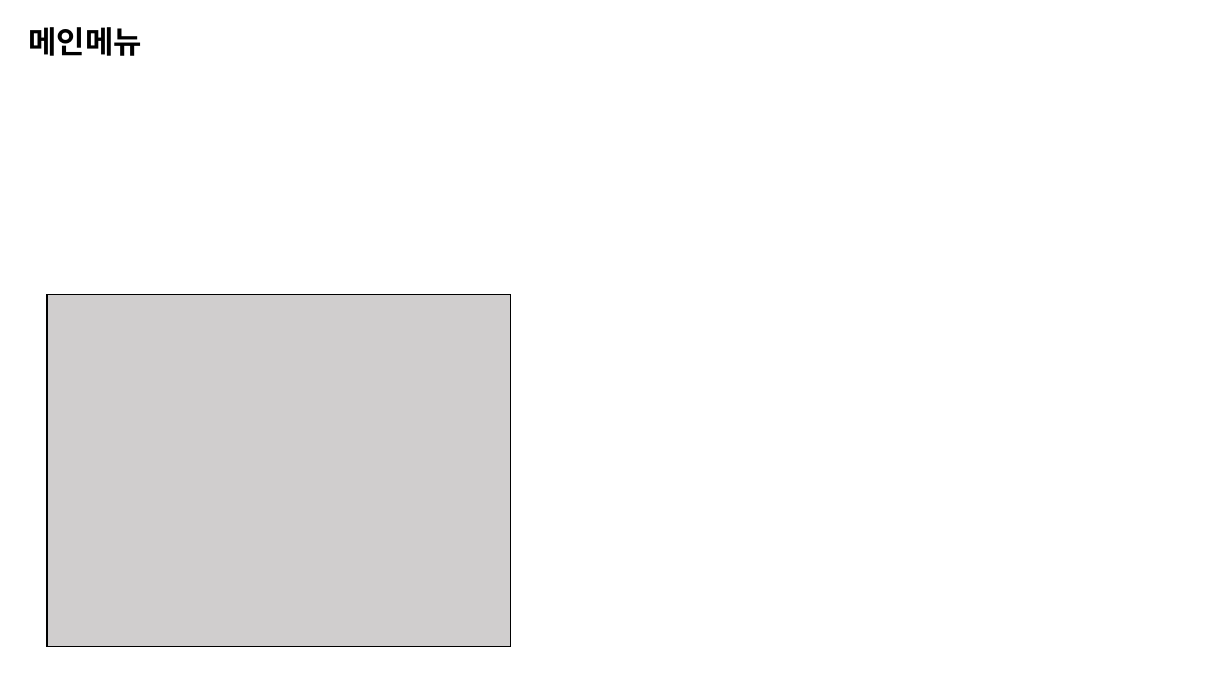
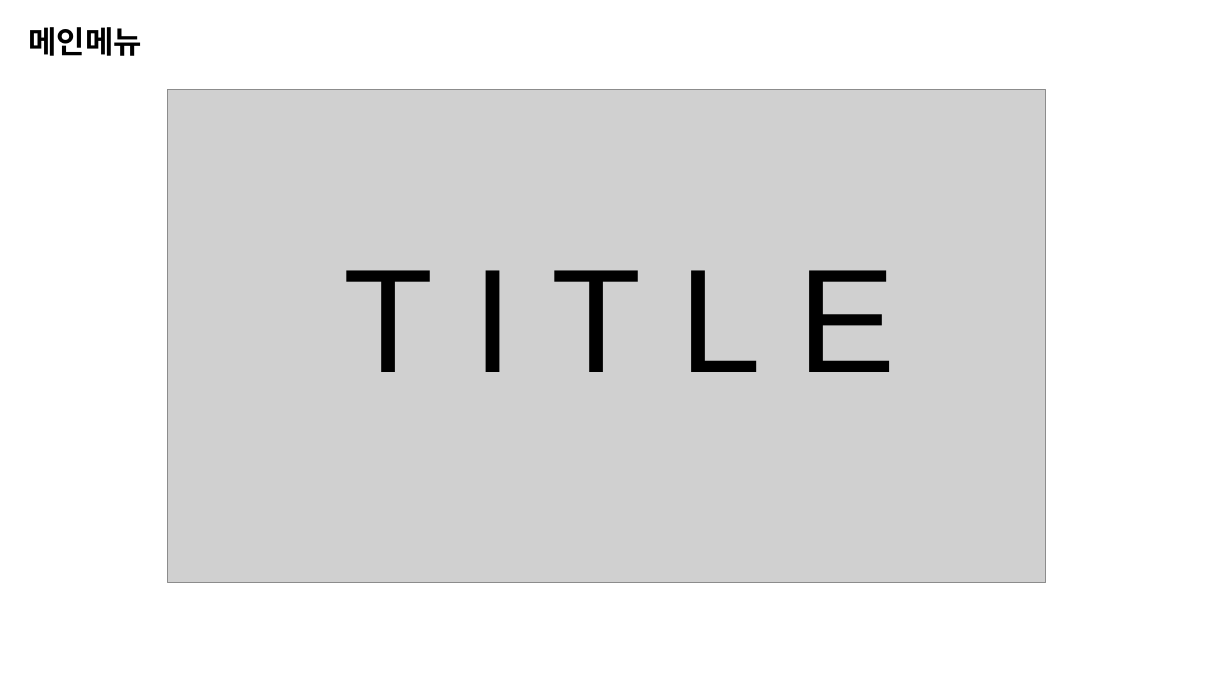
Before and after one commit to penspanic/ITWGamejam, a slide deck: slide 2 of Plan/Rocketman_씬&스킬구성.pptx. Drawn at 1232x693 pixels with LibreOffice and Linux fonts; fonts in the diff are those of the drawing; grey boxes stand for pictures. Boxes give left, top, right and bottom in pixels: in the first picture for what was removed or moved away, otherwise in the second. Text is boxed around its words. In the diff, an @@ line names an element or a change of style, - is before the commit and + after.

```diff
--- a/Plan/Rocketman_씬&스킬구성.pptx
+++ b/Plan/Rocketman_씬&스킬구성.pptx
@@ picture added at [168, 89, 1046, 582] @@
@@ rectangle removed at [47, 294, 511, 647] @@
@@ text added at [344, 270, 895, 372], 115 pt, text #000000 @@
+T I T L E
```
Also in this commit, not shown: 9 other slides changed, 2 slides added, 1 other file.
